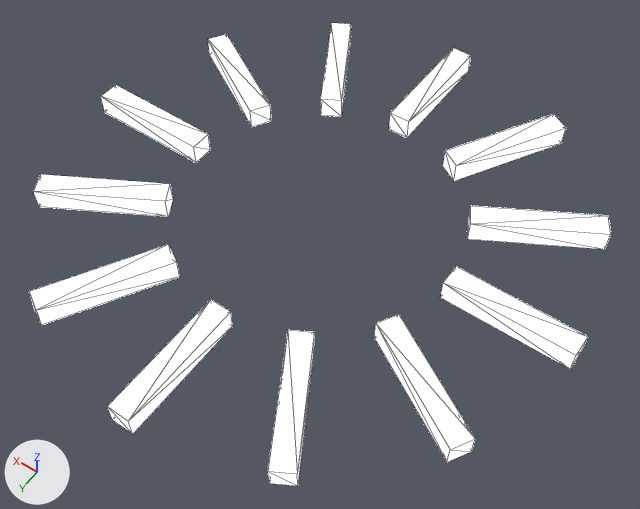
One commit to the glTF model public/assets/impact.glb: the scene before it, then after it.
Camera for both pictures: a 50 mm lens placed at (-1.015, 1.409, 2.26), pointed at (-0.065, 0.079, 0.17). Arrows for +X, +Y and +Z are at lower left; the lights stay in place. The older version comes first. Mesh edges are drawn as thin lines. Where no turn or scale is listed for an object, it has been applied to the vertices.

Names of what the first picture shows: 'Impact spark', 'Impact spark.001', 'Impact spark.002', 'Impact spark.003', 'Impact spark.004', 'Impact spark.005', 'Impact spark.006', 'Impact spark.007', 'Impact spark.008', 'Impact spark.009', 'Impact spark.010', 'Impact spark.011'.
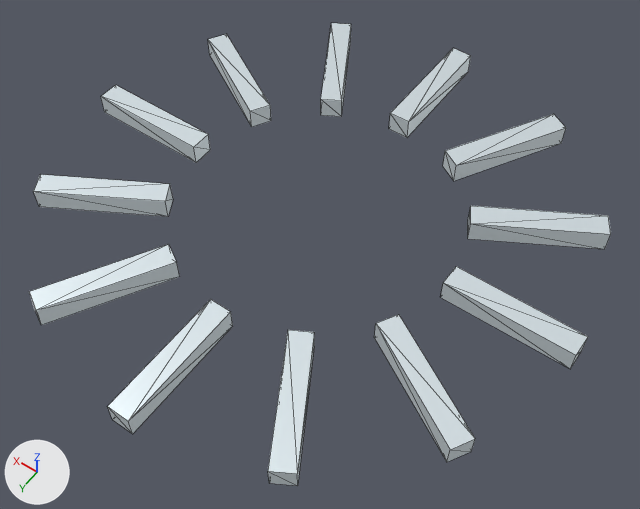
Diff of the bpy script that builds the scene:
```diff
--- a/public/assets/impact.glb.py
+++ b/public/assets/impact.glb.py
@@ me_cube_322 @@
 me_cube_322.from_pydata(...)  # 8 vertices, 12 faces; spans x -0.13..0.13, y -0.191..0.191, z -0.035..0.035
-me_cube_322.materials.append(mat_ball_core)  # pale blue #e7ffff, glowing pale blue #e7ffff
+me_cube_322.materials.append(mat_chrome)  # white #dde7ec
@@ me_cube_323 @@
 me_cube_323.from_pydata(...)  # 8 vertices, 12 faces; spans x -0.191..0.191, y -0.13..0.13, z -0.035..0.035
-me_cube_323.materials.append(mat_ball_core)  # pale blue #e7ffff, glowing pale blue #e7ffff
+me_cube_323.materials.append(mat_chrome)  # white #dde7ec
@@ me_cube_324 @@
 me_cube_324.from_pydata(...)  # 8 vertices, 12 faces; spans x -0.2..0.2, y -0.035..0.035, z -0.035..0.035
-me_cube_324.materials.append(mat_ball_core)  # pale blue #e7ffff, glowing pale blue #e7ffff
+me_cube_324.materials.append(mat_chrome)  # white #dde7ec
@@ me_cube_325 @@
 me_cube_325.from_pydata(...)  # 8 vertices, 12 faces; spans x -0.191..0.191, y -0.13..0.13, z -0.035..0.035
-me_cube_325.materials.append(mat_ball_core)  # pale blue #e7ffff, glowing pale blue #e7ffff
+me_cube_325.materials.append(mat_chrome)  # white #dde7ec
@@ me_cube_327 @@
 me_cube_327.from_pydata(...)  # 8 vertices, 12 faces; spans x -0.2..0.2, y -0.035..0.035, z -0.035..0.035
-me_cube_327.materials.append(mat_ball_core)  # pale blue #e7ffff, glowing pale blue #e7ffff
+me_cube_327.materials.append(mat_chrome)  # white #dde7ec
@@ me_cube_328 @@
 me_cube_328.from_pydata(...)  # 8 vertices, 12 faces; spans x -0.2..0.2, y -0.035..0.035, z -0.035..0.035
-me_cube_328.materials.append(mat_ball_core)  # pale blue #e7ffff, glowing pale blue #e7ffff
+me_cube_328.materials.append(mat_chrome)  # white #dde7ec
@@ me_cube_329 @@
 me_cube_329.from_pydata(...)  # 8 vertices, 12 faces; spans x -0.2..0.2, y -0.035..0.035, z -0.035..0.035
-me_cube_329.materials.append(mat_ball_core)  # pale blue #e7ffff, glowing pale blue #e7ffff
+me_cube_329.materials.append(mat_chrome)  # white #dde7ec
@@ me_cube_337 @@
+me_cube_337 = me_cube_329.copy(); me_cube_337.name = 'Cube.337'  # the mesh of ob_impact_spark_011
@@ me_cube_336 @@
+me_cube_336 = me_cube_329.copy(); me_cube_336.name = 'Cube.336'  # the mesh of ob_impact_spark_011
@@ me_cube_335 @@
+me_cube_335 = me_cube_329.copy(); me_cube_335.name = 'Cube.335'  # the mesh of ob_impact_spark_011
@@ me_cube_334 @@
+me_cube_334 = me_cube_329.copy(); me_cube_334.name = 'Cube.334'  # the mesh of ob_impact_spark_011
@@ ob_impact_spark_001 @@
-ob_impact_spark_001 = bpy.data.objects.new('Impact spark.001', me_cube_319)
+ob_impact_spark_001 = bpy.data.objects.new('Impact spark.001', me_cube_327)
 ob_impact_spark_001.location = (0.563, 0.325, 0.25)
@@ ob_impact_spark_002 @@
-ob_impact_spark_002 = bpy.data.objects.new('Impact spark.002', me_cube_320)
+ob_impact_spark_002 = bpy.data.objects.new('Impact spark.002', me_cube_328)
 ob_impact_spark_002.location = (0.325, 0.563, 0.25)
@@ ob_impact_spark_003 @@
-ob_impact_spark_003 = bpy.data.objects.new('Impact spark.003', me_cube_321)
+ob_impact_spark_003 = bpy.data.objects.new('Impact spark.003', me_cube_329)
 ob_impact_spark_003.location = (0.0, 0.65, 0.25)
@@ ob_impact_spark_008 @@
-ob_impact_spark_008 = bpy.data.objects.new('Impact spark.008', me_cube_326)
+ob_impact_spark_008 = bpy.data.objects.new('Impact spark.008', me_cube_334)
 ob_impact_spark_008.location = (-0.325, -0.563, 0.25)
@@ ob_impact_spark_009 @@
-ob_impact_spark_009 = bpy.data.objects.new('Impact spark.009', me_cube_327)
+ob_impact_spark_009 = bpy.data.objects.new('Impact spark.009', me_cube_335)
 ob_impact_spark_009.location = (0.0, -0.65, 0.25)
@@ ob_impact_spark_010 @@
-ob_impact_spark_010 = bpy.data.objects.new('Impact spark.010', me_cube_328)
+ob_impact_spark_010 = bpy.data.objects.new('Impact spark.010', me_cube_336)
 ob_impact_spark_010.location = (0.325, -0.563, 0.25)
@@ ob_impact_spark_011 @@
-ob_impact_spark_011 = bpy.data.objects.new('Impact spark.011', me_cube_329)
+ob_impact_spark_011 = bpy.data.objects.new('Impact spark.011', me_cube_337)
 ob_impact_spark_011.location = (0.563, -0.325, 0.25)
```

Where the change shows, as pixel boxes [x1, y1, x2, y2] in the pictures (640 x 509 px):
'Impact spark.003', recoloured, reshaped (pale blue to white): [107, 299, 233, 434] in both
'Impact spark.006', recoloured (pale blue to white): [441, 267, 588, 369] in both
'Impact spark.005', recoloured (pale blue to white): [374, 315, 475, 462] in both
'Impact spark.002', recoloured, reshaped (pale blue to white): [29, 244, 180, 325] in both
'Impact spark.007', recoloured (pale blue to white): [468, 206, 611, 249] in both
'Impact spark.004', recoloured (pale blue to white): [268, 330, 314, 486] in both
'Impact spark.001', recoloured, reshaped (pale blue to white): [33, 175, 173, 217] in both
'Impact spark.008', recoloured, reshaped (pale blue to white): [443, 114, 566, 181] in both
'Impact spark', recoloured (pale blue to white): [101, 85, 210, 163] in both
'Impact spark.009', recoloured, reshaped (pale blue to white): [389, 48, 471, 137] in both
'Impact spark.011', recoloured, reshaped (pale blue to white): [208, 34, 271, 127] in both
'Impact spark.010', recoloured, reshaped (pale blue to white): [321, 23, 351, 117] in both
